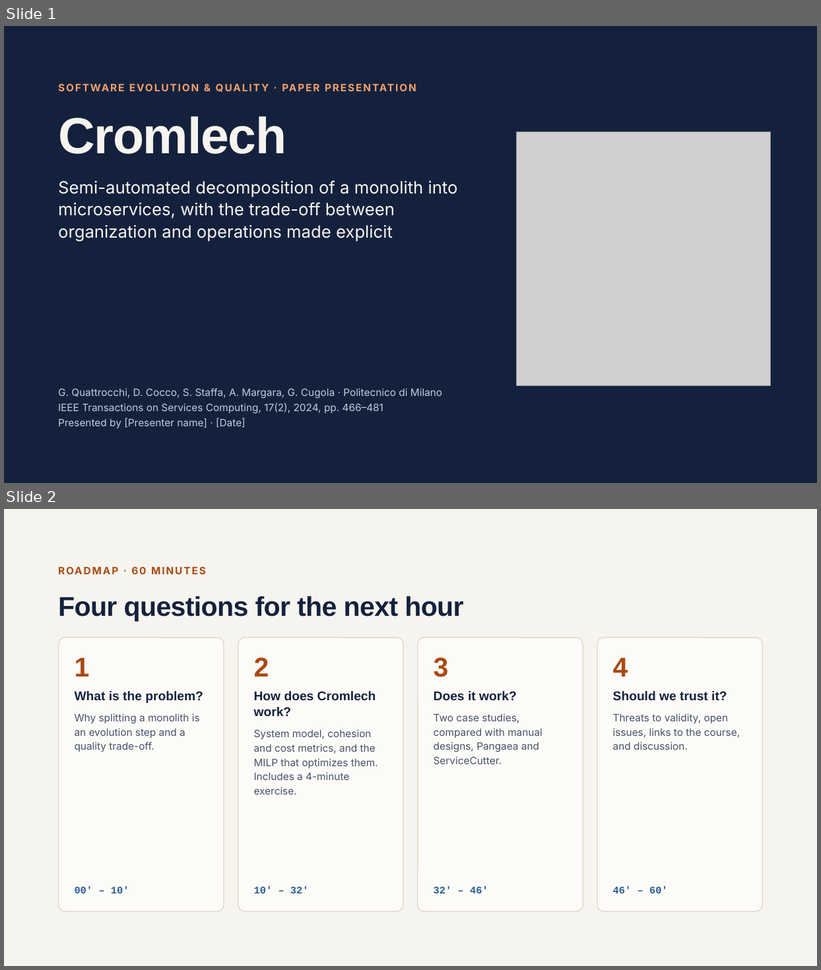
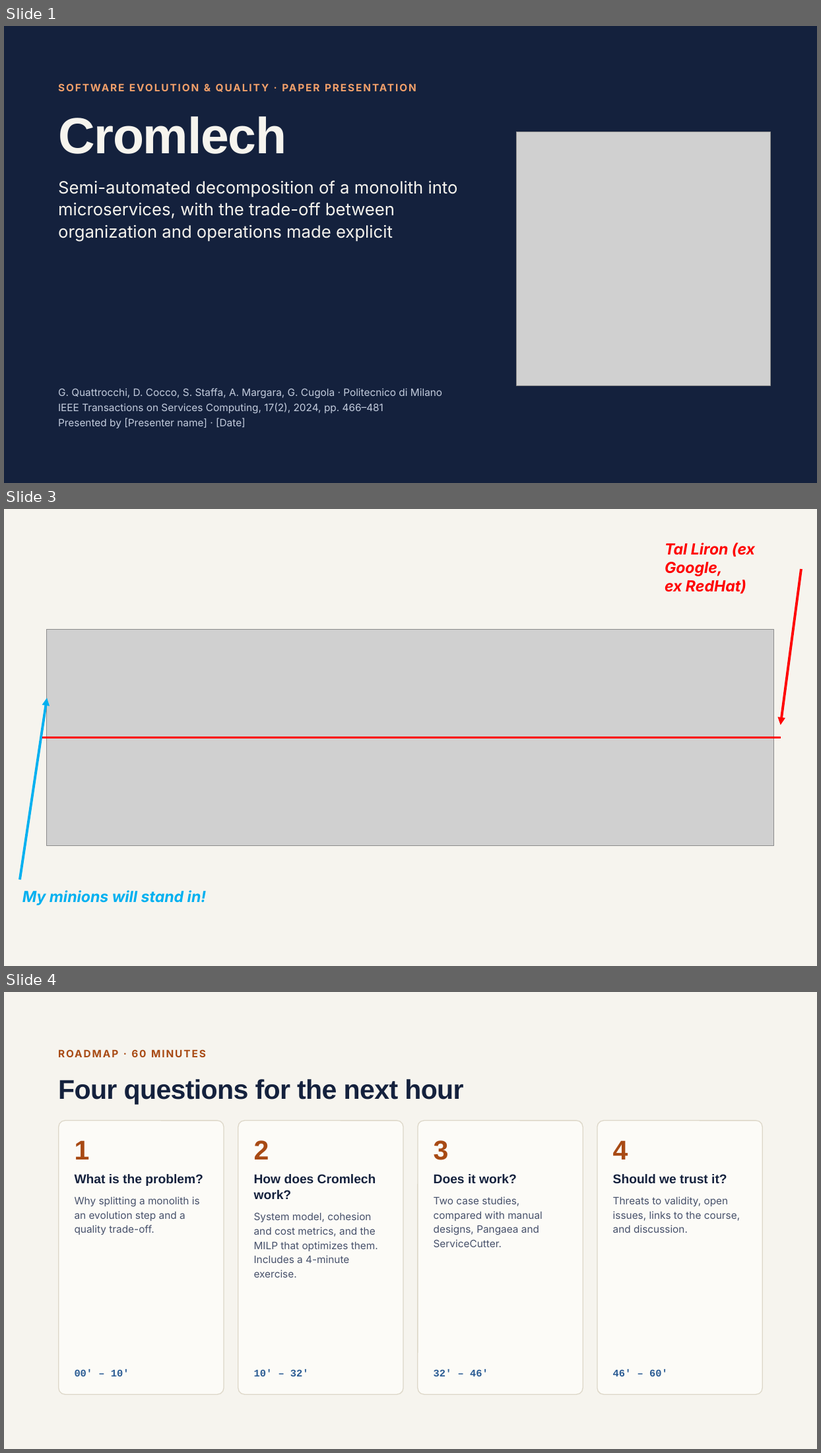
Before and after one commit to SannioEvolution/Material, a slide deck: Monoliith Decomposition Practicum - Cromlech Semi-Automated Monolith Decomposition into Microservices.pptx. Shown one above the other, each under a label of ours: slides 1 and 2 before the commit, slides 1, 3 and 4 after it; the slides between them are not shown. The pictures are 821x970 and 821x1453 pixels, drawn with LibreOffice and Linux fonts; fonts in the diff are those of the drawing; grey boxes stand for pictures. Boxes give left, top, right and bottom in pixels: in the first picture for what was removed or moved away, otherwise in the second. Text is boxed around its words. In the diff, an @@ line names an element or a change of style, - is before the commit and + after.

```diff
--- a/Monoliith Decomposition Practicum - Cromlech Semi-Automated Monolith Decomposition into Microservices.pptx
+++ b/Monoliith Decomposition Practicum - Cromlech Semi-Automated Monolith Decomposition into Microservices.pptx
@@ slide 3 added at (4, 509, 817, 966), background #F6F4EE @@
@@ text added at (665, 543, 755, 594), 18 pt, text #FF0000, bold, italic @@
+Tal Liron (ex Google,
+ex RedHat)
@@ arrow added from (801, 569) to (781, 725), #FF0000 3 pt @@
@@ picture added at (47, 630, 774, 846) @@
@@ arrow added from (20, 880) to (47, 698), #00B0F0 3 pt @@
@@ line added from (40, 738) to (781, 738), #FF0000 3 pt @@
@@ text added at (22, 890, 206, 906), 18 pt, text #00B0F0, bold, italic @@
+My minions will stand in!
@@ what was slide 2 is now slide 4 @@
```
Also in this commit, not shown: 2 other slides added, 3 slides removed, 1 other file.
